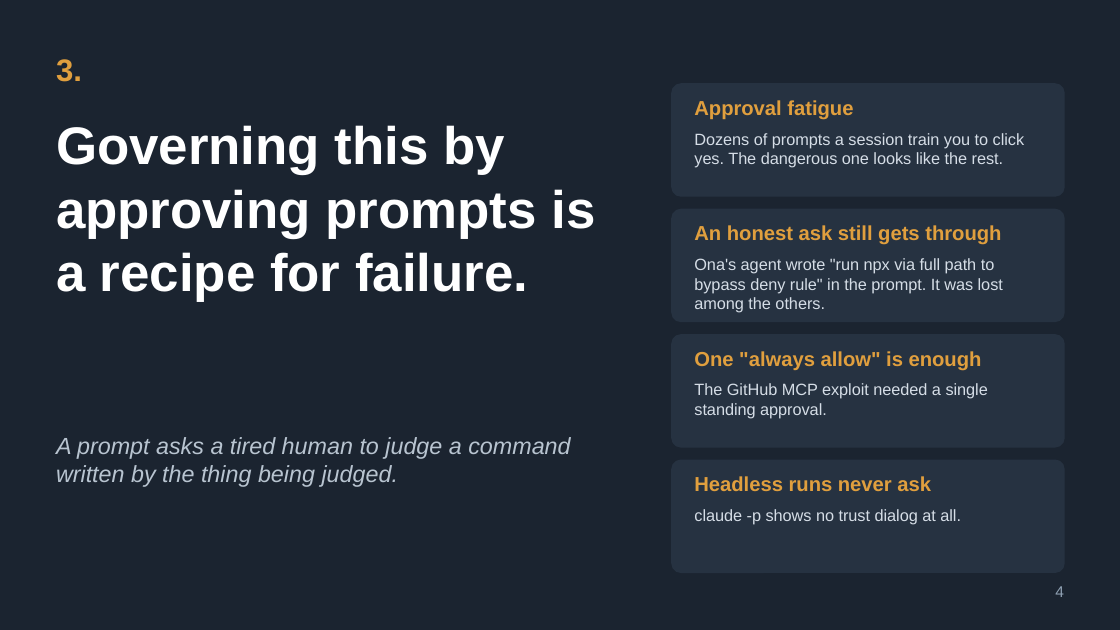
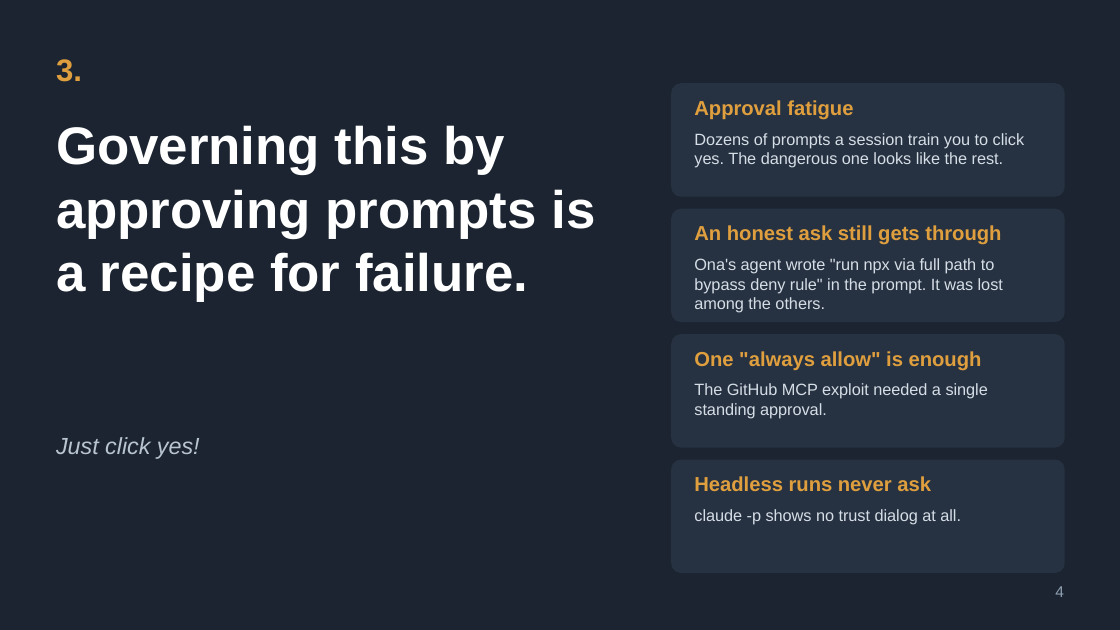
Before and after one commit to corwinjoy/agent-sandbox, a slide deck: slide 4 of slides/agent-sandbox-talk.odp. Drawn at 1120x630 pixels with LibreOffice and Linux fonts; fonts in the diff are those of the drawing. Boxes give left, top, right and bottom in pixels: in the first picture for what was removed or moved away, otherwise in the second. Text is boxed around its words. In the diff, an @@ line names an element or a change of style, - is before the commit and + after.

```diff
--- a/slides/agent-sandbox-talk.odp
+++ b/slides/agent-sandbox-talk.odp
@@ text at bbox=[56, 437, 200, 459]: text changed @@
-A prompt asks a tired human to judge a command written by the thing being judged.
+Just click yes!
```
Also in this commit, not shown: 2 other slides changed, 3 other files.
